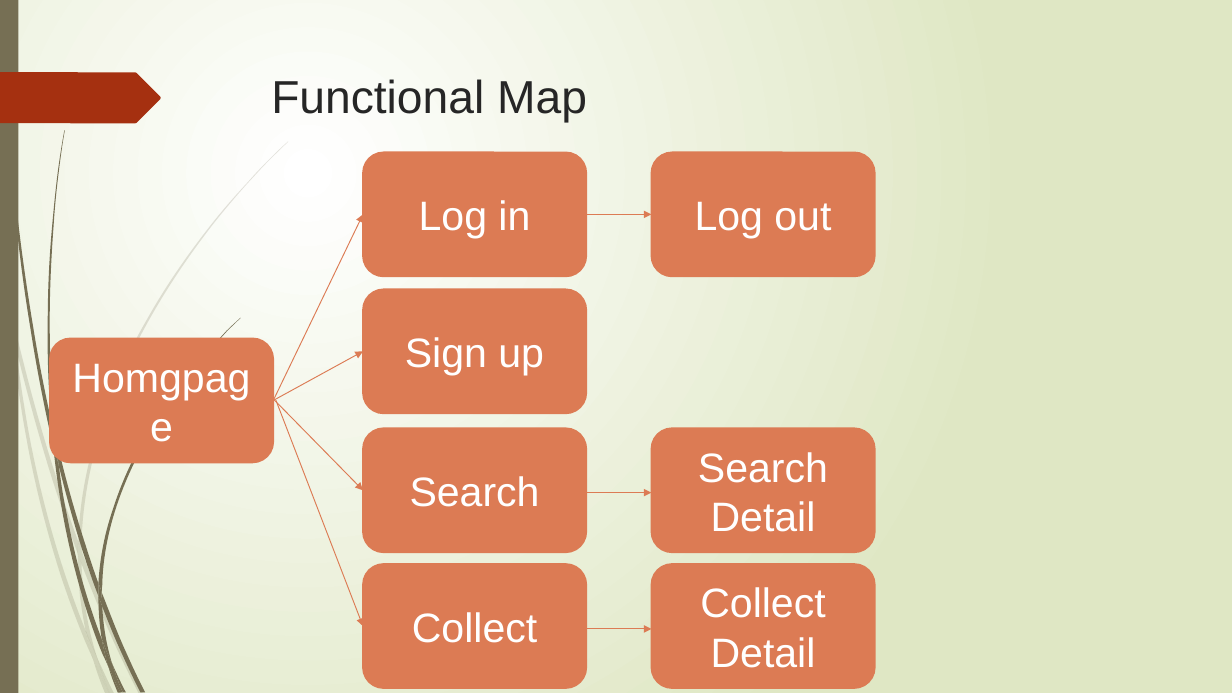
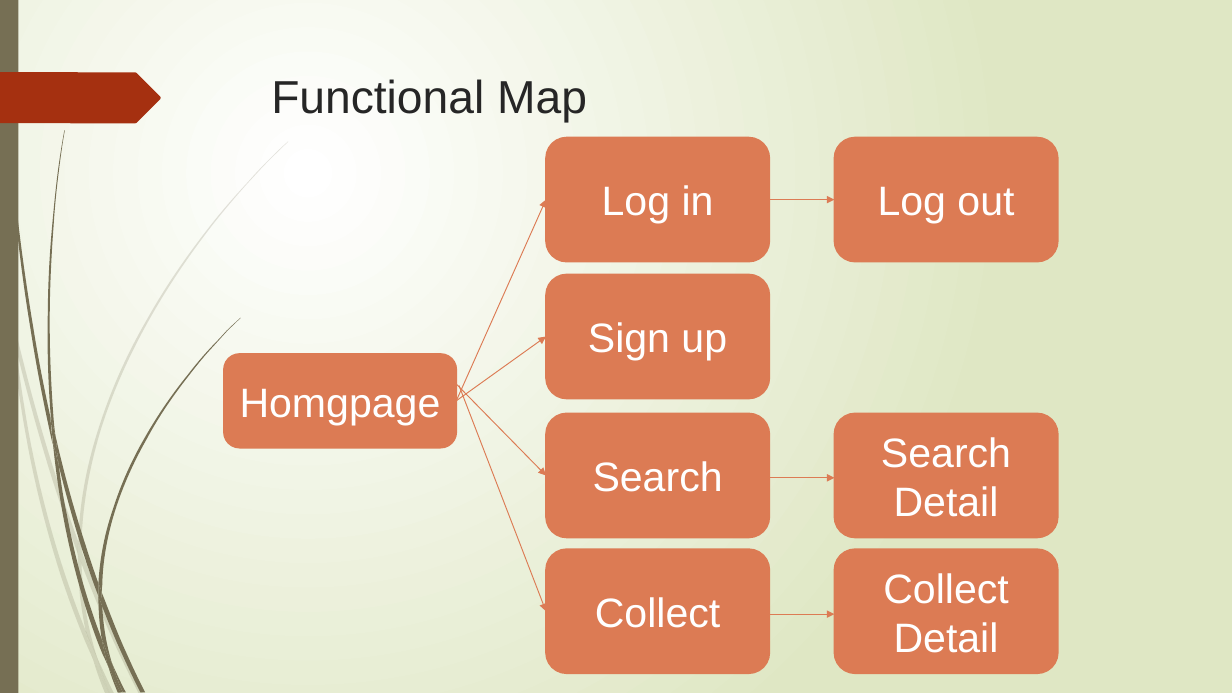
Before and after one commit to penut85420/WBSE_Project, a slide deck: slide 23 of 其他/YelpBlaBla.pptx. Drawn at 1232x693 pixels with LibreOffice and Linux fonts; fonts in the diff are those of the drawing. Boxes give left, top, right and bottom in pixels: in the first picture for what was removed or moved away, otherwise in the second. Text is boxed around its words. In the diff, an @@ line names an element or a change of style, - is before the commit and + after.

```diff
--- a/其他/YelpBlaBla.pptx
+++ b/其他/YelpBlaBla.pptx
@@ arrow moved from (274, 400) - (363, 214) to (457, 401) - (546, 200) @@
@@ rounded rectangle "Homgpage": place and size @@
-rounded rectangle "Homgpage" at box(50, 338, 274, 462)
+rounded rectangle "Homgpage" at box(224, 354, 457, 447)
@@ arrow moved from (274, 400) - (363, 351) to (457, 401) - (546, 336) @@
@@ 7 rounded rectangles, 5 arrows: place and size @@
-7 rounded rectangles, 5 arrows at box(274, 152, 875, 688)
+7 rounded rectangles, 5 arrows at box(457, 138, 1058, 673)
```
Also in this commit, not shown: 3 other slides changed, 3 slides removed, 5 other files.
